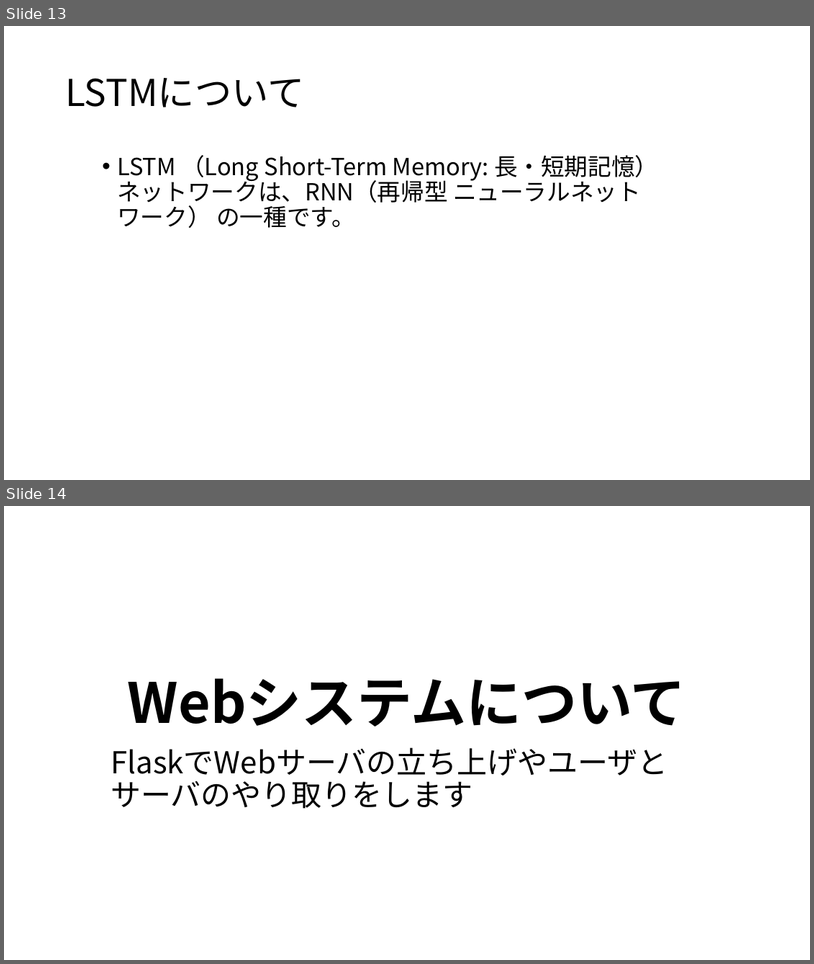
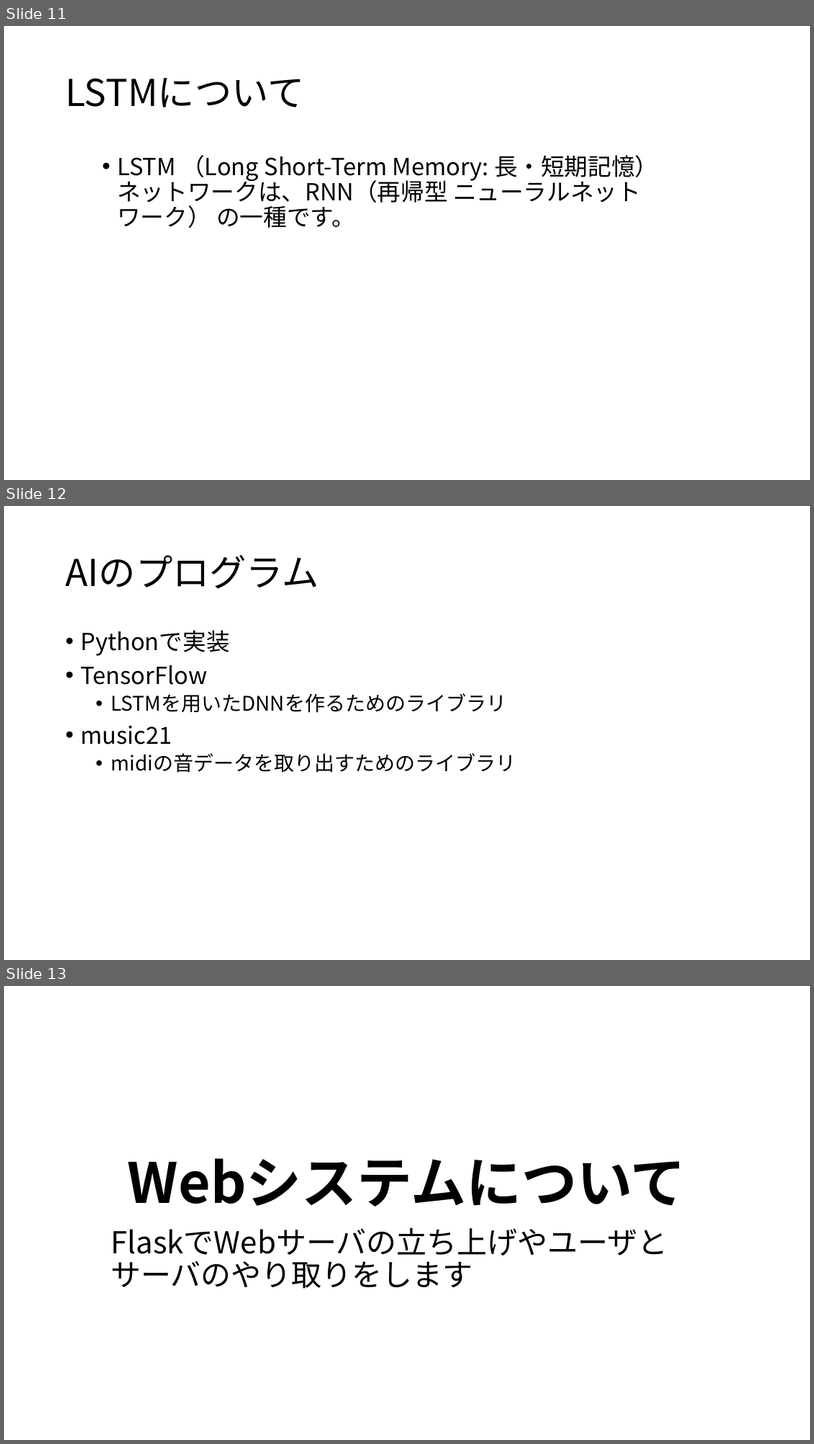
Before and after one commit to yoshitake266/bitComposer_prj, a slide deck: presentation/bit Composer.pptx. Shown one above the other, each under a label of ours: slides 13 and 14 before the commit, slides 11, 12 and 13 after it. The pictures are 814x964 and 814x1444 pixels, drawn with LibreOffice and Linux fonts; fonts in the diff are those of the drawing. Boxes give left, top, right and bottom in pixels: in the first picture for what was removed or moved away, otherwise in the second. Text is boxed around its words. In the diff, an @@ line names an element or a change of style, - is before the commit and + after.

```diff
--- a/presentation/bit Composer.pptx
+++ b/presentation/bit Composer.pptx
@@ slide 12 added at (4,506,810,960), background #FFFFFF @@
@@ title added at (65,555,319,589), 44 pt, text #000000 @@
+AIのプログラム
@@ text added at (80,630,516,772), 24 pt, text #000000 @@
+• Pythonで実装
+• TensorFlow
+  • LSTMを用いたDNNを作るためのライブラリ
+• music21
+  • midiの音データを取り出すためのライブラリ
@@ what was slide 13 is now slide 11 @@
@@ what was slide 14 is now slide 13 @@
```
Also in this commit, not shown: 5 slides changed, 4 other slides added, 6 slides removed, 5 other files.
